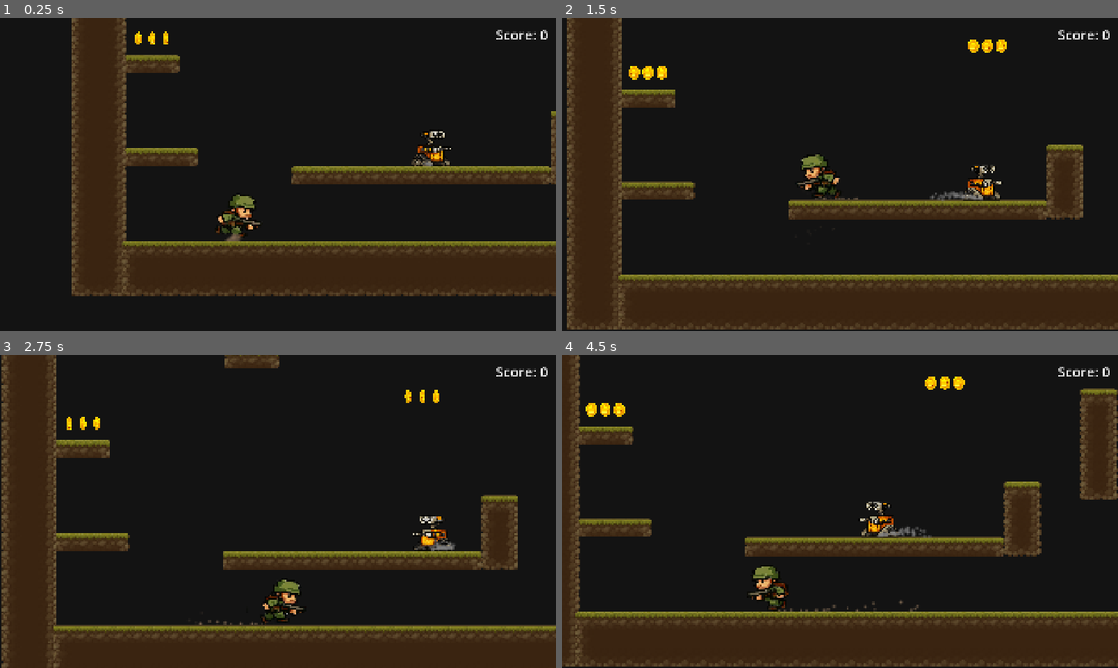
Above: before the commit, frames 1-4 (two rows, left to right).
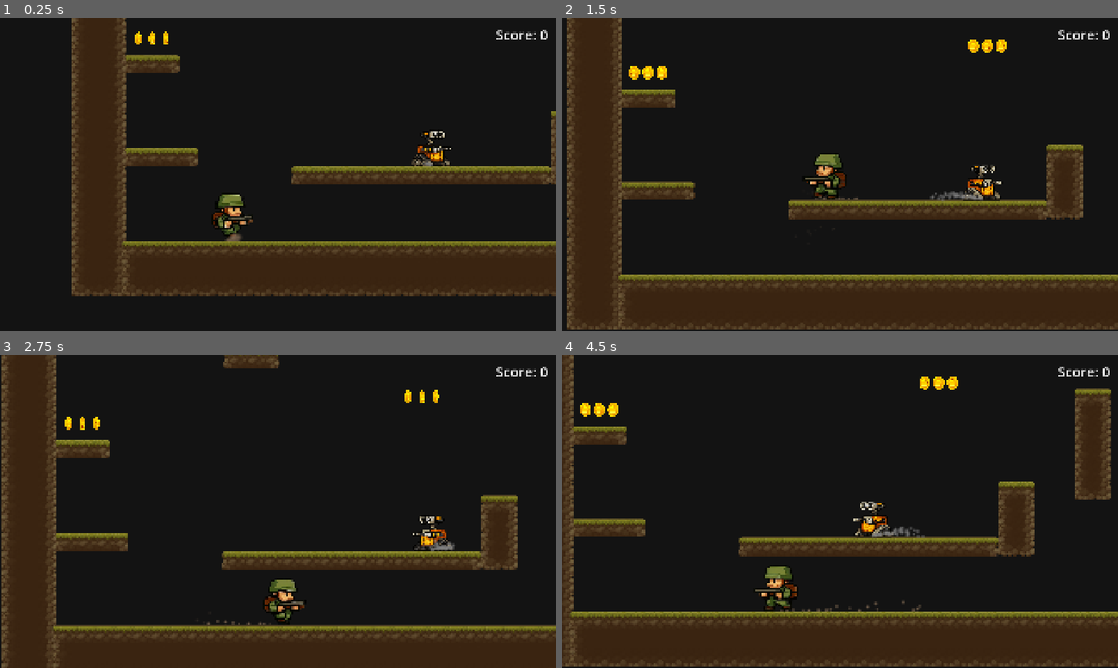
Above: after the commit, the same moments.

Repository: slaavo/Platform_test
Game: Godot game, scene res://Main.tscn
The game is run twice, just before and just after one commit, with the same random seed, the same clock (stepped at 60 frames per second) and the same inputs.
Inputs:
- Up to frame 1 (0.25 s): no input
- Up to frame 2 (1.5 s): tap Enter (ui_accept) at 0.5, 0.77 s; hold Right (ui_right) 0.53-1.28 s; hold Left (ui_left) from 1.28 s (still down)
- Up to frame 3 (2.75 s): tap Enter (ui_accept) at 1.52 s; release Left (ui_left) at 2.03 s; hold Right (ui_right) from 2.03 s (still down)
- Up to frame 4 (4.5 s): tap Enter (ui_accept) at 3.02, 3.77 s; release Right (ui_right) at 3.53 s; hold Left (ui_left) from 3.53 s (still down)

The runs differ from the first frame. In frame 1, 0.6% of the frame differs, in the area x 38-47%, y 56-70%; in frame 2, 0.7%; in frame 3, 1.0%; in frame 4, 6.0%, in the area x 0-100%, y 0-100%.

Commit message:
Changed animation to walk

Diff:
--- a/player.gd
+++ b/player.gd
@@ -35,7 +35,7 @@
 func _ready() -> void:
 	add_to_group("player")
 	_setup_dust_effects()
-	sprite_anim.play("run")
+	sprite_anim.play("walk")
 	sprite_anim.pause()
 
 
@@ -93,7 +93,7 @@
 	var is_running: bool = is_on_floor() and abs(velocity.x) > MIN_WALK_VELOCITY
 	if is_running:
 		if not sprite_anim.is_playing():
-			sprite_anim.play("run")
+			sprite_anim.play("walk")
 	else:
 		if sprite_anim.is_playing():
 			sprite_anim.pause()
--- a/player.tscn
+++ b/player.tscn
@@ -524,7 +524,7 @@
 }]
 
 [sub_resource type="RectangleShape2D" id="RectangleShape2D_i3pqv"]
-size = Vector2(136.66666, 135)
+size = Vector2(120, 136.66666)
 
 [node name="Player" type="CharacterBody2D"]
 scale = Vector2(1.2, 1.2)
@@ -540,10 +540,10 @@
 [node name="AnimatedSprite2D" type="AnimatedSprite2D" parent="Node2D"]
 scale = Vector2(1.3, 1.3)
 sprite_frames = SubResource("SpriteFrames_b26j0")
-animation = &"run"
+animation = &"walk"
 
 [node name="CollisionShape2D" type="CollisionShape2D" parent="."]
-position = Vector2(15.833331, 0.833332)
+position = Vector2(-2.499999, 3.7749608e-06)
 shape = SubResource("RectangleShape2D_i3pqv")
 
 [node name="Camera2D" type="Camera2D" parent="."]
